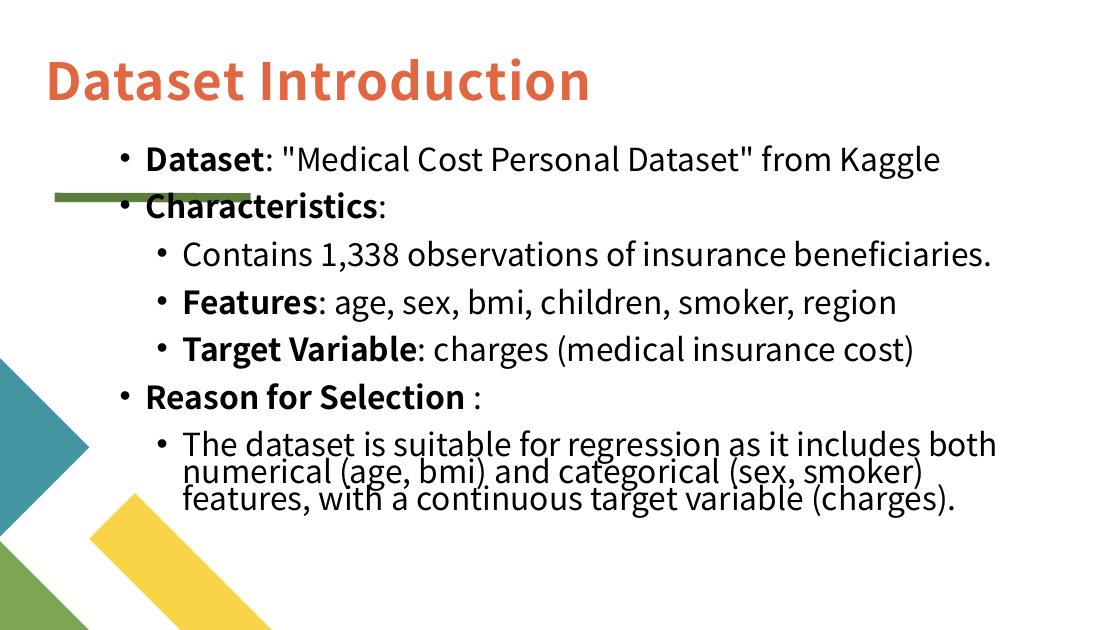
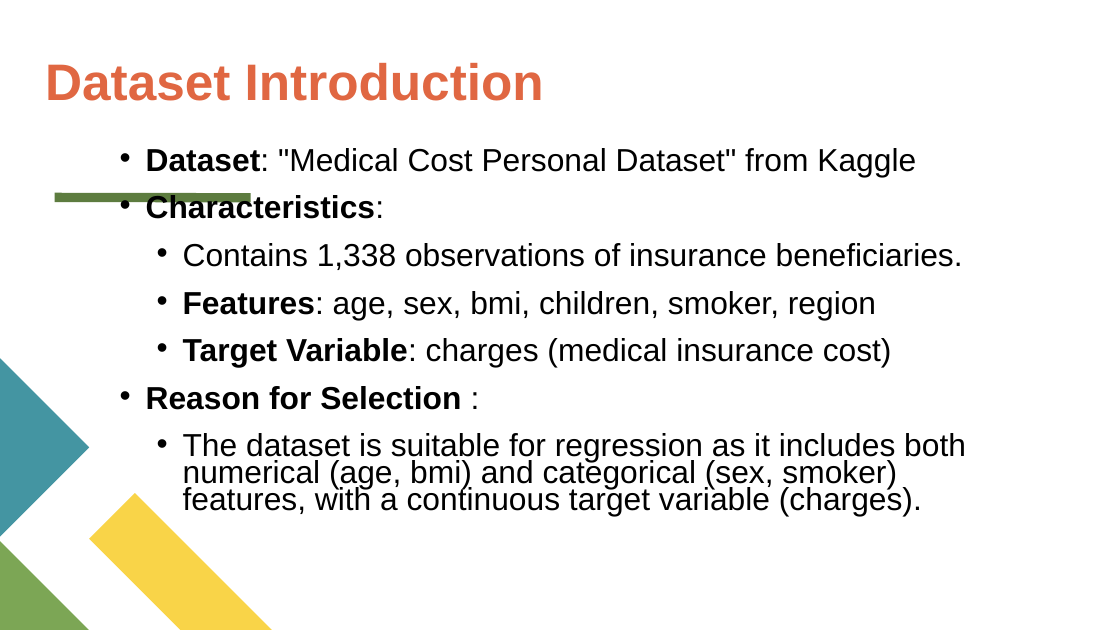
Before and after one commit to dcsweezy/Exploring-Linear-and-Ridge-Regression-with-Cross-Validation_-Group-11, a slide deck: slide 3 of presentation-slide.pptx. Drawn at 1120x630 pixels with LibreOffice and Linux fonts; fonts in the diff are those of the drawing. Boxes give left, top, right and bottom in pixels: in the first picture for what was removed or moved away, otherwise in the second. Text is boxed around its words. In the diff, an @@ line names an element or a change of style, - is before the commit and + after.

```diff
--- a/presentation-slide.pptx
+++ b/presentation-slide.pptx
@@ title "Dataset Introduction" at [45, 63, 544, 101]: font Noto Sans CJK JP to Arial, letter spacing 1 to 0 pt @@
@@ text "Dataset: "Medical Cost Personal Dataset" ..." at [146, 148, 966, 516]: font Noto Sans CJK JP to Arial; less space between paragraphs @@
@@ line (55, 197) - (250, 197): stroke #5D7D40 8 pt to #5D7C3F 8 pt @@
@@ freeform shape at [89, 493, 271, 630]: rotation 270 to 90 degrees @@
```
Also in this commit, not shown: 14 other slides changed.
